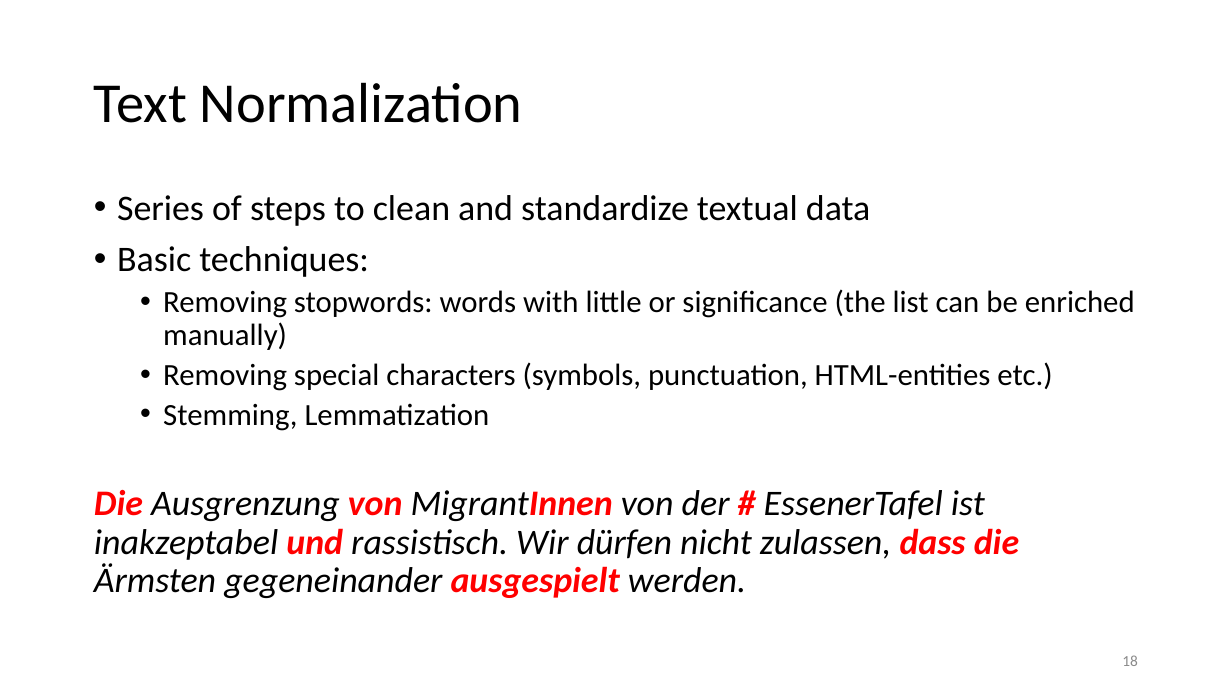
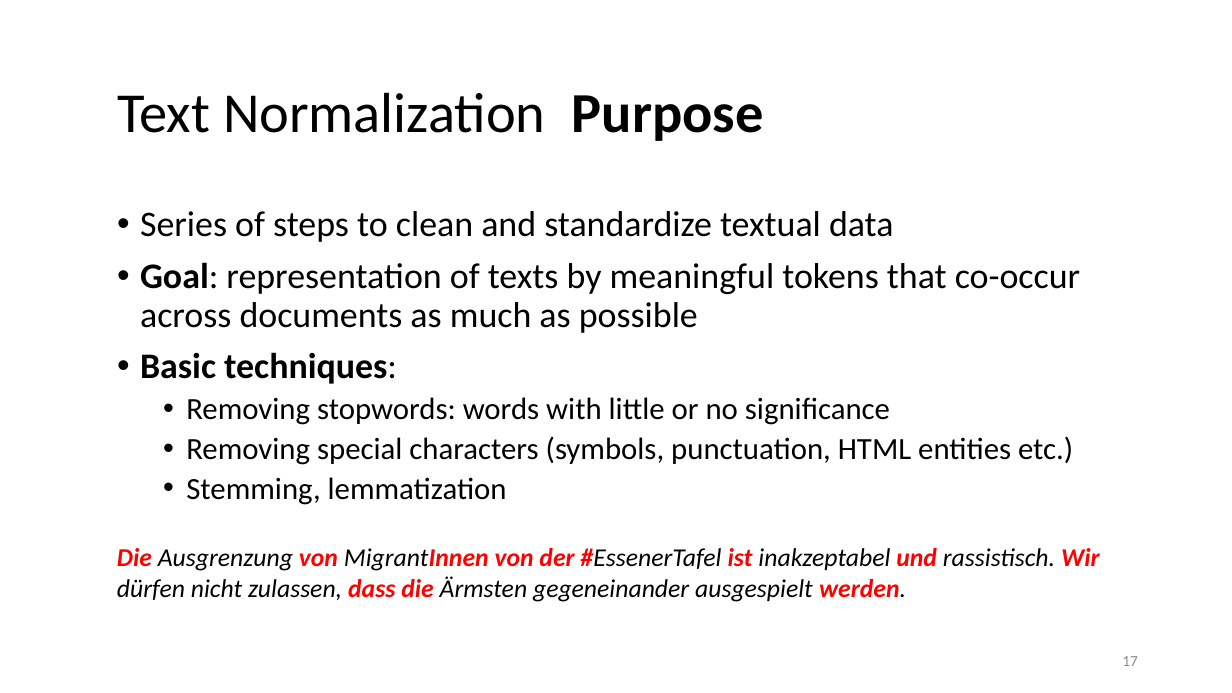
Before and after one commit to lisa-wm/consulting, a slide deck: slide 17 of 5_seminar/Contents_Part_02/slides/Präsentation_Teil2_Lisa.pptx (slide 18 before the commit). Drawn at 1232x693 pixels with LibreOffice and Linux fonts; fonts in the diff are those of the drawing. Boxes give left, top, right and bottom in pixels: in the first picture for what was removed or moved away, otherwise in the second. Text is boxed around its words. In the diff, an @@ line names an element or a change of style, - is before the commit and + after.

```diff
--- a/5_seminar/Contents_Part_02/slides/Präsentation_Teil2_Lisa.pptx
+++ b/5_seminar/Contents_Part_02/slides/Präsentation_Teil2_Lisa.pptx
@@ title at [117, 92, 764, 141]: text changed @@
-Text Normalization
+Text Normalization Purpose
@@ text "Series of steps to clean ...": place and size @@
-text "Series of steps to clean ..." at [94, 195, 1135, 598]
+text "Series of steps to clean ..." at [140, 211, 1080, 505]
@@ text at [140, 262, 1080, 333]: paragraph added @@
+• Goal: representation of texts by meaningful tokens that co-occur across documents as much as possible
@@ text at [140, 352, 397, 384]: bold on in "Basic techniques:" @@
@@ text at [186, 397, 1073, 505]: text changed @@
-  • Removing stopwords: words with little or significance (the list can be enriched manually)
-  • Removing special characters (symbols, punctuation, HTML-entities etc.)
-  • Stemming, Lemmatization
-Die Ausgrenzung von MigrantInnen von der # EssenerTafel ist inakzeptabel und rassistisch. Wir dürfen nicht zulassen, dass die Ärmsten gegeneinander ausgespielt werden.
+  • Removing stopwords: words with little or no significance
+  • Removing special characters (symbols, punctuation, HTML entities etc.)
+  • Stemming, lemmatization
@@ text added at [117, 548, 1100, 602], 20 pt, text #000000, italic @@
+Die Ausgrenzung von MigrantInnen von der #EssenerTafel ist inakzeptabel und rassistisch. Wir dürfen nicht zulassen, dass die Ärmsten gegeneinander ausgespielt werden.
@@ page number at [1122, 656, 1138, 666]: text changed @@
-18
+17
```
Also in this commit, not shown: 5 other slides changed, 3 slides added, 2 slides removed, 5 other files.
